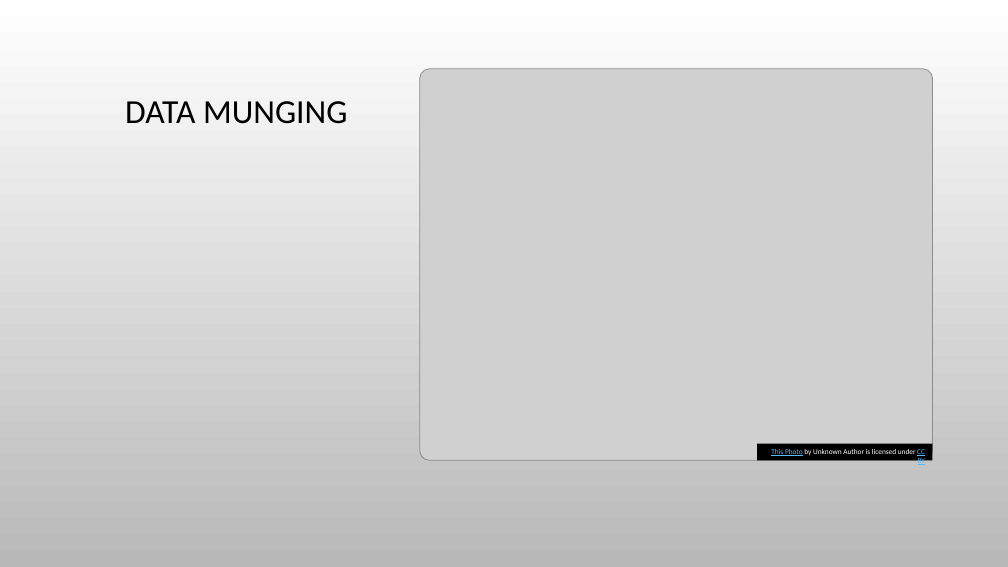
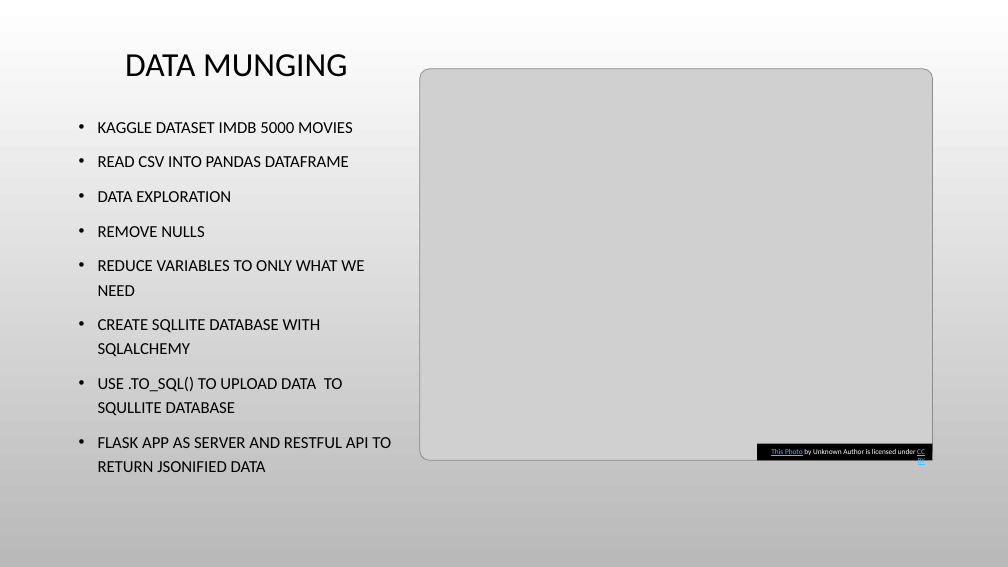
Before and after one commit to ikleinman/Project_3MovieDatabase, a slide deck: slide 4 of IMDB 5000 Movies.pptx (slide 5 before the commit). Drawn at 1008x567 pixels with LibreOffice and Linux fonts; fonts in the diff are those of the drawing; grey boxes stand for pictures; background and template pictures are left out. Boxes give left, top, right and bottom in pixels: in the first picture for what was removed or moved away, otherwise in the second. Text is boxed around its words. In the diff, an @@ line names an element or a change of style, - is before the commit and + after.

```diff
--- a/IMDB 5000 Movies.pptx
+++ b/IMDB 5000 Movies.pptx
@@ title "DATA MUNGING": place and size @@
-title "DATA MUNGING" at (125, 101, 347, 124)
+title "DATA MUNGING" at (125, 54, 347, 77)
@@ text added at (98, 122, 391, 472), 16 pt, text #000000 @@
+• KAGGLE DATASET IMDB 5000 MOVIES
+• READ CSV INTO PANDAS DATAFRAME
+• DATA EXPLORATION
+• REMOVE NULLS
+• REDUCE VARIABLES TO ONLY WHAT WE NEED
+• CREATE SQLLITE DATABASE WITH SQLALCHEMY
+• USE .TO_SQL() TO UPLOAD DATA TO SQULLITE DATABASE
+• FLASK APP AS SERVER AND RESTFUL API TO RETURN JSONIFIED DATA
```
Also in this commit, not shown: 2 other slides changed, 1 slide added, 2 slides removed.
